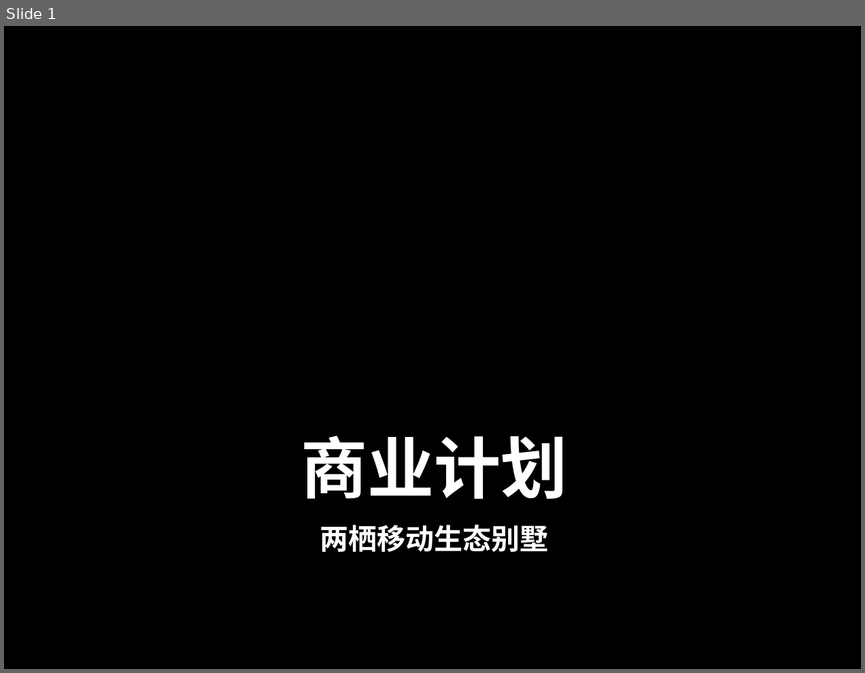
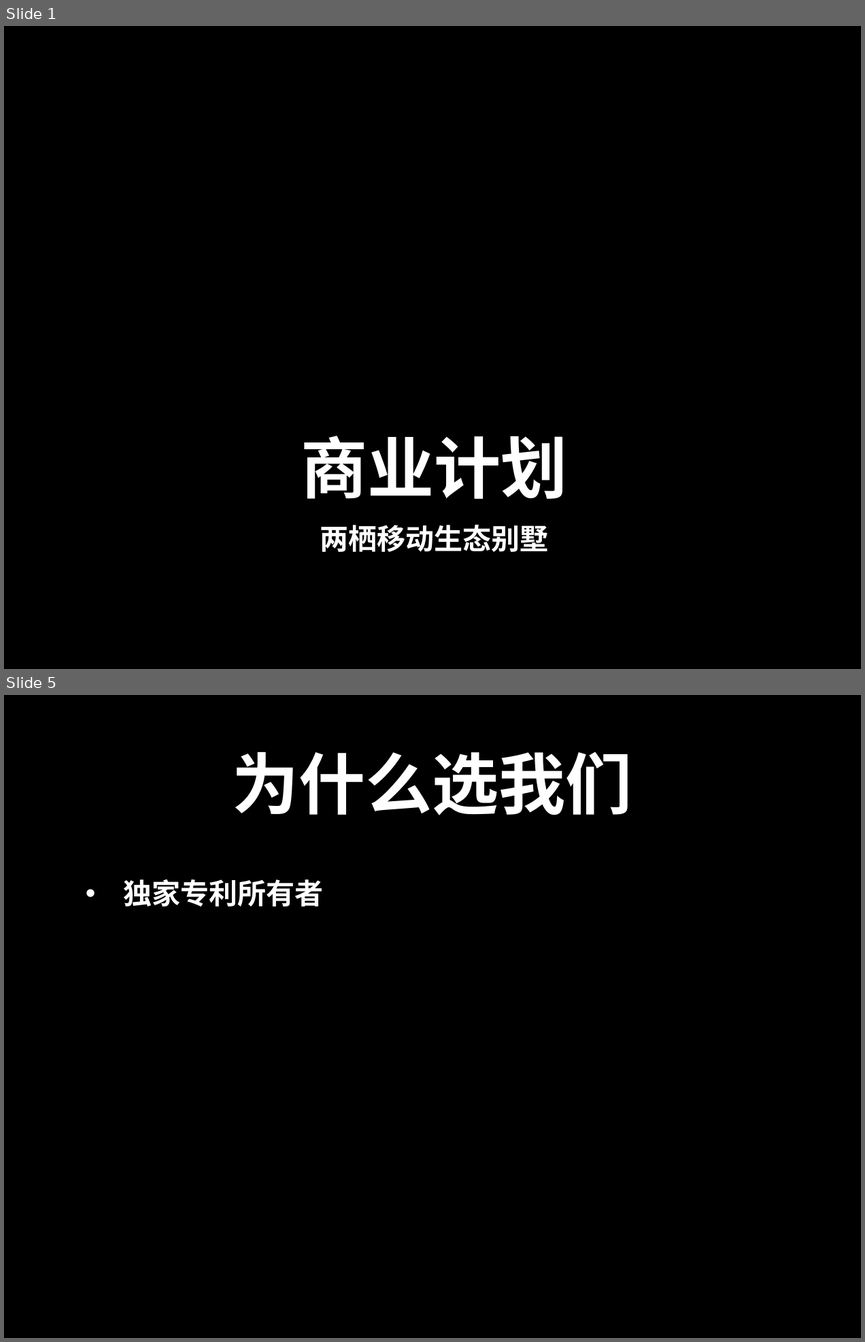
Before and after one commit to mxx/zbasu-la-eden, a slide deck: bp.pptx. Shown one above the other, each under a label of ours: slide 1 before the commit, slides 1 and 5 after it; the slides between them are not shown. The pictures are 865x673 and 865x1342 pixels, drawn with LibreOffice and Linux fonts; fonts in the diff are those of the drawing; background and template pictures are left out. Boxes give left, top, right and bottom in pixels: in the first picture for what was removed or moved away, otherwise in the second. Text is boxed around its words. In the diff, an @@ line names an element or a change of style, - is before the commit and + after.

```diff
--- a/bp.pptx
+++ b/bp.pptx
@@ slide 5 added at (4,695,861,1338), background picture (left out) @@
@@ title added at (232,752,632,815), 56 pt, text #FFFFFF, bold @@
+为什么选我们
@@ text added at (124,879,324,906), 24 pt, text #FFFFFF, bold @@
+• 独家专利所有者
```
Also in this commit, not shown: 6 other slides added, 1 slide removed.
